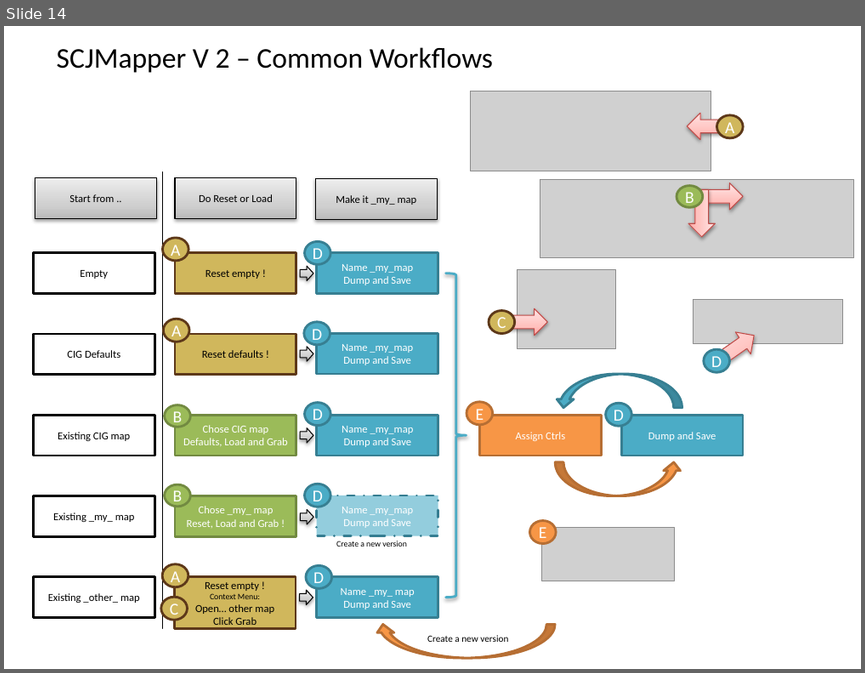
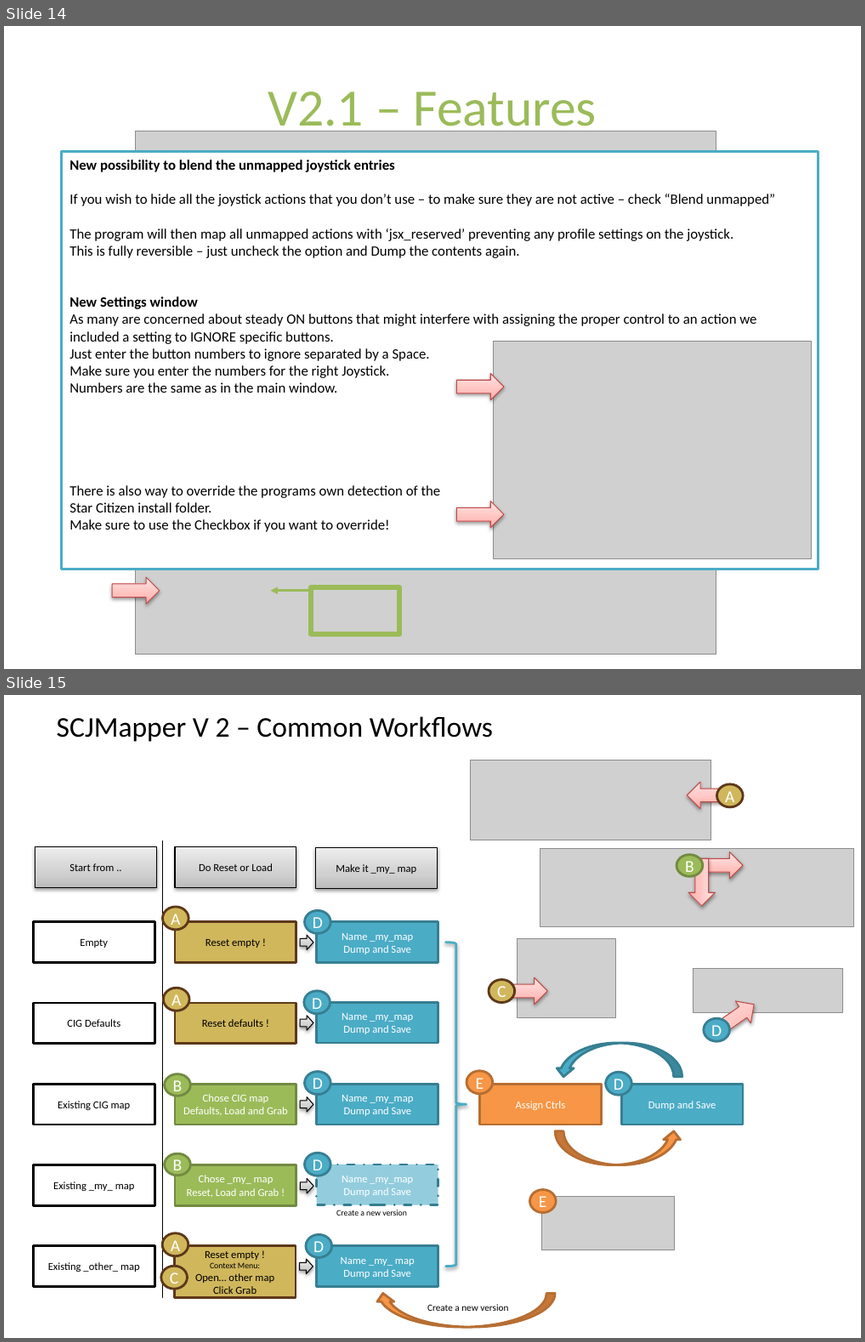
Before and after one commit to SCToolsfactory/SCJMapper-V2, a slide deck: doc/SCJMapper_QGuide.pptx. Shown one above the other, each under a label of ours: slide 14 before the commit, slides 14 and 15 after it. The pictures are 865x673 and 865x1342 pixels, drawn with LibreOffice and Linux fonts; fonts in the diff are those of the drawing; grey boxes stand for pictures. Boxes give left, top, right and bottom in pixels: in the first picture for what was removed or moved away, otherwise in the second. Text is boxed around its words. In the diff, an @@ line names an element or a change of style, - is before the commit and + after.

```diff
--- a/doc/SCJMapper_QGuide.pptx
+++ b/doc/SCJMapper_QGuide.pptx
@@ slide 14 added at (4,26,861,669), background #FFFFFF @@
@@ title added at (268,91,596,138), 44 pt, text #9BBB59 @@
+V2.1 – Features
@@ rectangle added at (62,152,818,569), fill #FFFFFF, outline #4BACC6 2 pt, 12 pt, text #000000 @@
+New possibility to blend the unmapped joystick entries
+If you wish to hide all the joystick actions that you don’t use – to make sure they are not active – check “Blend unmapped”
+The program will then map all unmapped actions with ‘jsx_reserved’ preventing any profile settings on the joystick.
+This is fully reversible – just uncheck the option and Dump the contents again.
+New Settings window
+As many are concerned about steady ON buttons that might interfere with assigning the proper control to an action we included a setting to IGNORE specific buttons.
+Just enter the button numbers to ignore separated by a Space.
+Make sure you enter the numbers for the right Joystick.
+Numbers are the same as in the main window.
+There is also way to override the programs own detection of the
+Star Citizen install folder.
+Make sure to use the Checkbox if you want to override!
@@ picture added at (136,131,716,654) @@
@@ picture added at (494,341,812,558) @@
@@ right arrow added at (456,373,504,399), fill gradient #FFA6A5 to #FFC0BF to #FFE7E7, outline #BF4C48 0.75 pt @@
@@ right arrow added at (456,500,504,528), fill gradient #FFA6A5 to #FFC0BF to #FFE7E7, outline #BF4C48 0.75 pt @@
@@ right arrow added at (112,577,159,603), fill gradient #FFA6A5 to #FFC0BF to #FFE7E7, outline #BF4C48 0.75 pt @@
@@ arrow added from (311, 590) to (270, 590), #9BBB59 2 pt @@
@@ rectangle added at (311,587,399,635), outline #9BBB59 4.5 pt @@
@@ what was slide 14 is now slide 15 @@
```
Also in this commit, not shown: 7 slides changed, 1 other file.
